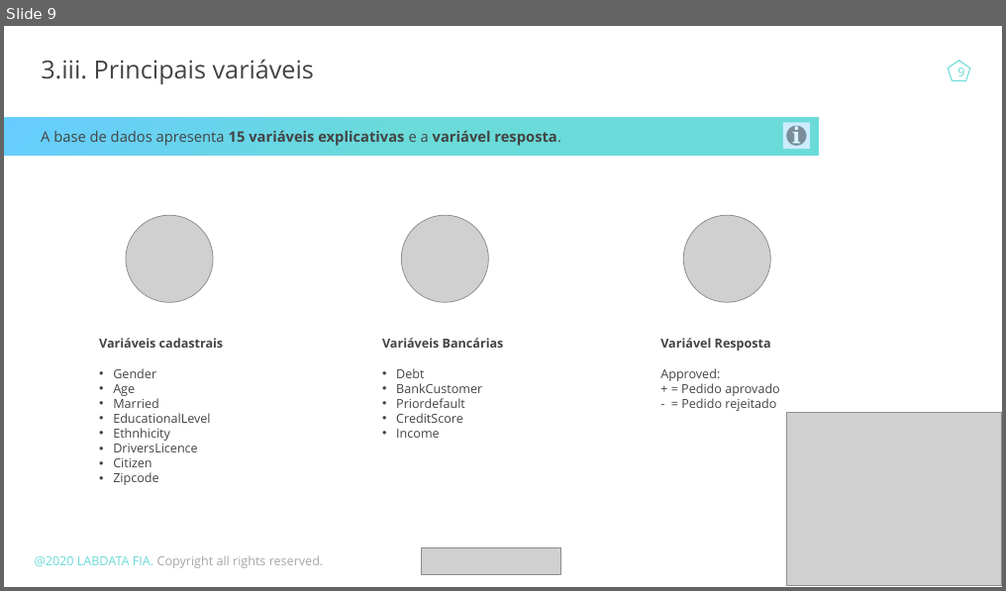
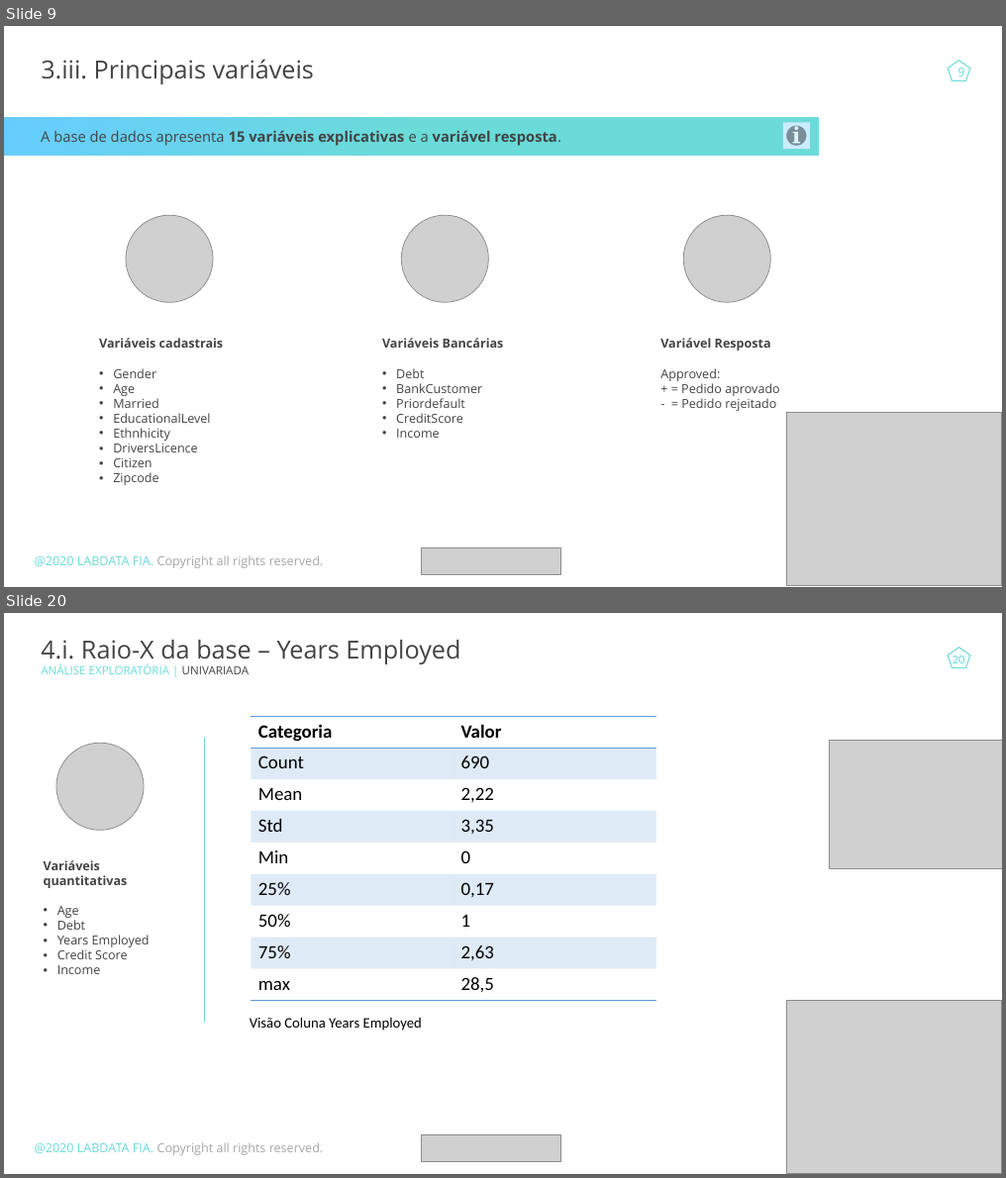
Before and after one commit to DaniloBenjamin/Credit_Card_Approval, a slide deck: ppt/TCC_v1.pptx. Shown one above the other, each under a label of ours: slide 9 before the commit, slides 9 and 20 after it; the slides between them are not shown. The pictures are 1006x591 and 1006x1178 pixels, drawn with LibreOffice and Linux fonts; fonts in the diff are those of the drawing; grey boxes stand for pictures. Boxes give left, top, right and bottom in pixels: in the first picture for what was removed or moved away, otherwise in the second. Text is boxed around its words. In the diff, an @@ line names an element or a change of style, - is before the commit and + after.

```diff
--- a/ppt/TCC_v1.pptx
+++ b/ppt/TCC_v1.pptx
@@ slide 20 added at [4,613,1002,1174], background #FFFFFF @@
@@ text added at [41,640,460,674], 24 pt, text #434343 @@
+4.i. Raio-X da base – Years Employed
+ANÁLISE EXPLORATÓRIA | UNIVARIADA
@@ pentagon added at [948,648,970,668], outline #6ADBD9 1 pt @@
@@ page number added at [952,656,965,663], 12 pt, text #6ADBD9 @@
+20
@@ table added at [252,716,656,1001], 9 rows, 2 columns @@
+Categoria | Valor
+Count | 690
+Mean | 2,22
+Std | 3,35
+Min | 0
+25% | 0,17
+50% | 1
+75% | 2,63
+max | 28,5
@@ picture added at [56,743,144,830] @@
@@ line added from (205, 738) to (205, 1023), #6ADBD9 0.5 pt @@
@@ picture added at [830,740,1002,869] @@
@@ text added at [44,861,150,974], 12 pt, text #434343 @@
+Variáveis quantitativas
+• Age
+• Debt
+• Years Employed
+• Credit Score
+• Income
@@ text added at [250,1017,422,1031], 14 pt, text #000000 @@
+Visão Coluna Years Employed
@@ picture added at [786,1001,1001,1173] @@
@@ text added at [35,1143,324,1156], 12 pt, text #A6A6A6 @@
+@2020 LABDATA FIA. Copyright all rights reserved.
@@ picture added at [421,1136,561,1162] @@
```
Also in this commit, not shown: 2 slides changed, 23 other slides added, 1 other file.
